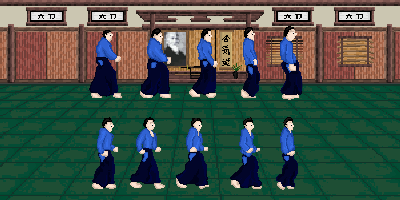
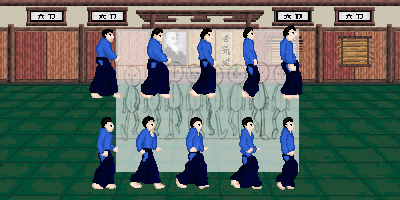
Layered file, before and after one edit (w=400, h=200). Changes by layer:
painted on "Paint Layer 1" over <box>3,26,399,192</box>
showed "background", opacity 100% → 64%, painted on it over <box>31,26,349,200</box>
removed layer "Paint Layer 1 Merged" (1st of 2) over <box>3,26,399,200</box>
removed layer "Paint Layer 1 Merged" (2nd of 2) over <box>128,26,382,128</box>
painted on "background Merged" over <box>3,26,399,200</box>
